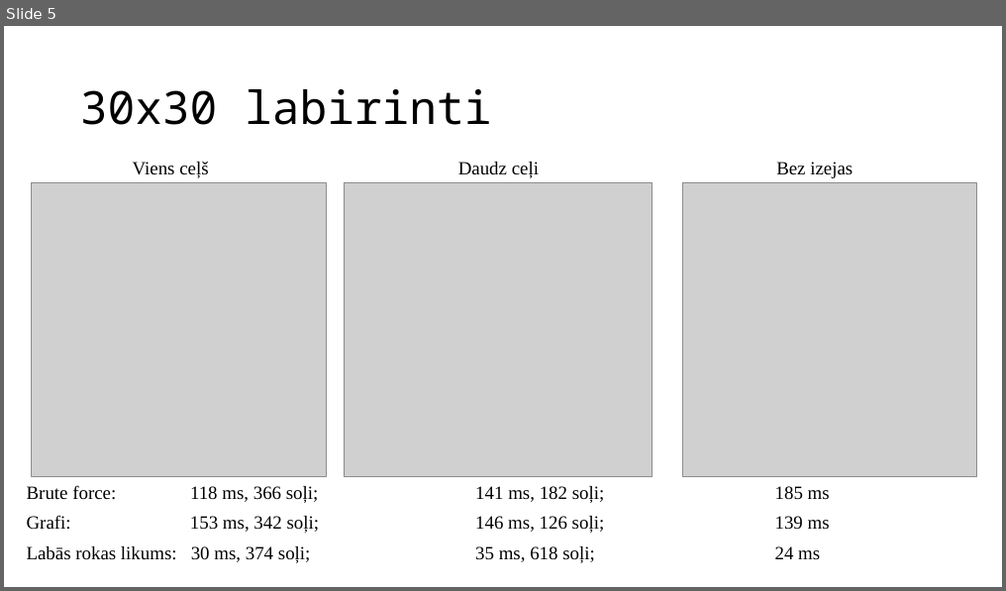
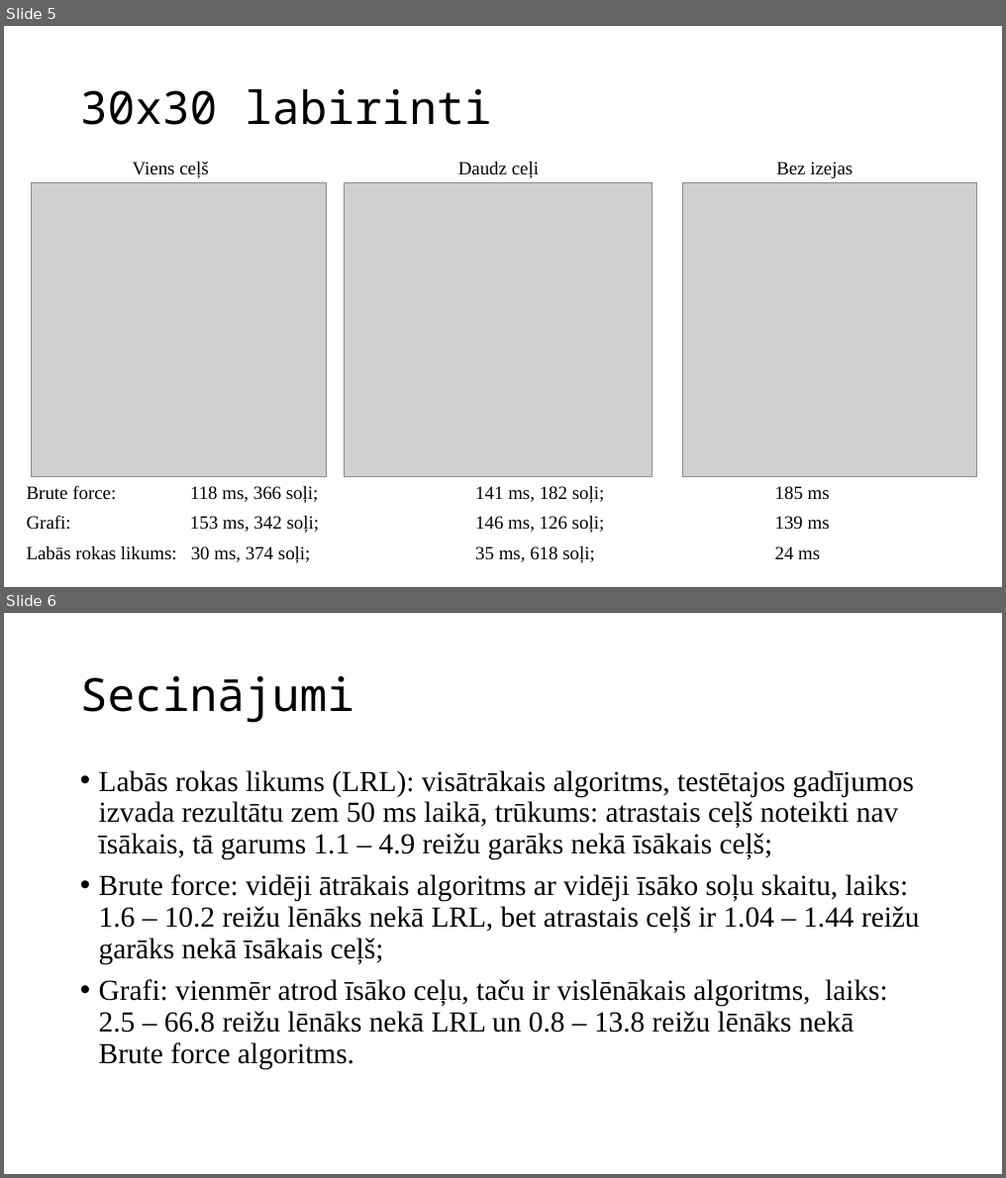
Before and after one commit to petrgabuniia/labirint, a slide deck: POGramētāji.pptx. Shown one above the other, each under a label of ours: slide 5 before the commit, slides 5 and 6 after it. The pictures are 1006x591 and 1006x1178 pixels, drawn with LibreOffice and Linux fonts; fonts in the diff are those of the drawing; grey boxes stand for pictures; background and template pictures are left out. Boxes give left, top, right and bottom in pixels: in the first picture for what was removed or moved away, otherwise in the second. Text is boxed around its words. In the diff, an @@ line names an element or a change of style, - is before the commit and + after.

```diff
--- a/POGramētāji.pptx
+++ b/POGramētāji.pptx
@@ slide 6 added at (4, 613, 1002, 1174), background picture (left out) @@
@@ title added at (80, 676, 354, 723), 44 pt, text #000000 @@
+Secinājumi
@@ text added at (99, 770, 920, 1069), 28 pt, text #000000 @@
+• Labās rokas likums (LRL): visātrākais algoritms, testētajos gadījumos izvada rezultātu zem 50 ms laikā, trūkums: atrastais ceļš noteikti nav īsākais, tā garums 1.1 – 4.9 reižu garāks nekā īsākais ceļš;
+• Brute force: vidēji ātrākais algoritms ar vidēji īsāko soļu skaitu, laiks: 1.6 – 10.2 reižu lēnāks nekā LRL, bet atrastais ceļš ir 1.04 – 1.44 reižu garāks nekā īsākais ceļš;
+• Grafi: vienmēr atrod īsāko ceļu, taču ir vislēnākais algoritms, laiks: 2.5 – 66.8 reižu lēnāks nekā LRL un 0.8 – 13.8 reižu lēnāks nekā Brute force algoritms.
```
Also in this commit, not shown: 1 slide changed, 1 slide removed.
